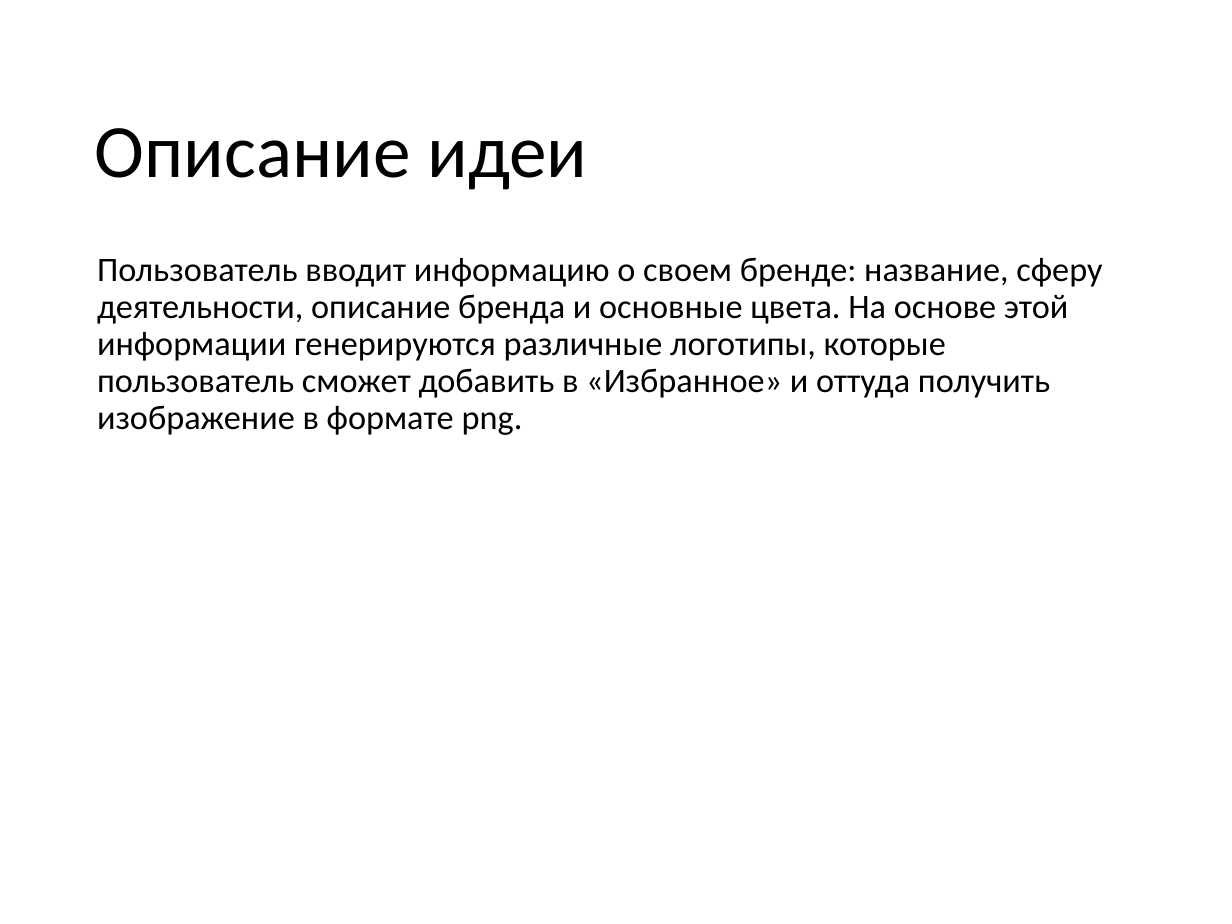
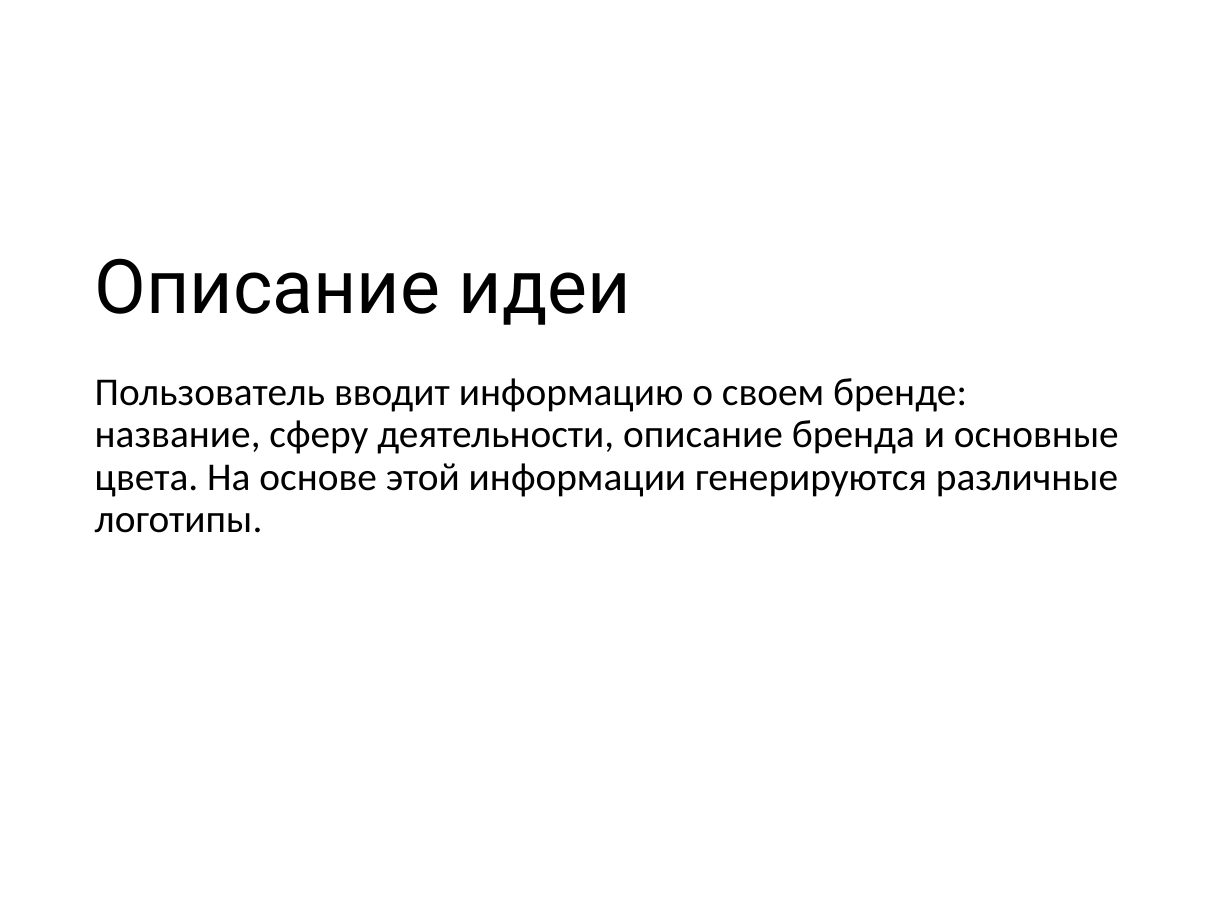
Before and after one commit to paullyaw/logogenerator, a slide deck: slide 2 of Генератор логотипов.pptx. Drawn at 1232x924 pixels with LibreOffice and Linux fonts; fonts in the diff are those of the drawing; background and template pictures are left out. Boxes give left, top, right and bottom in pixels: in the first picture for what was removed or moved away, otherwise in the second. Text is boxed around its words. In the diff, an @@ line names an element or a change of style, - is before the commit and + after.

```diff
--- a/Генератор логотипов.pptx
+++ b/Генератор логотипов.pptx
@@ title "Описание идеи": place and size @@
-title "Описание идеи" at [95,128,587,190]
+title "Описание идеи" at [95,258,631,325]
@@ title "Описание идеи" at [95,258,631,325]: font Calibri to Roboto @@
@@ text at [95,378,1119,533]: text changed; size 20 to 23 pt @@
-Пользователь вводит информацию о своем бренде: название, сферу деятельности, описание бренда и основные цвета. На основе этой информации генерируются различные логотипы, которые пользователь сможет добавить в «Избранное» и оттуда получить изображение в формате png.
+Пользователь вводит информацию о своем бренде: название, сферу деятельности, описание бренда и основные цвета. На основе этой информации генерируются различные логотипы.
```
Also in this commit, not shown: 2 other slides changed, 6 slides added, 2 slides removed.
